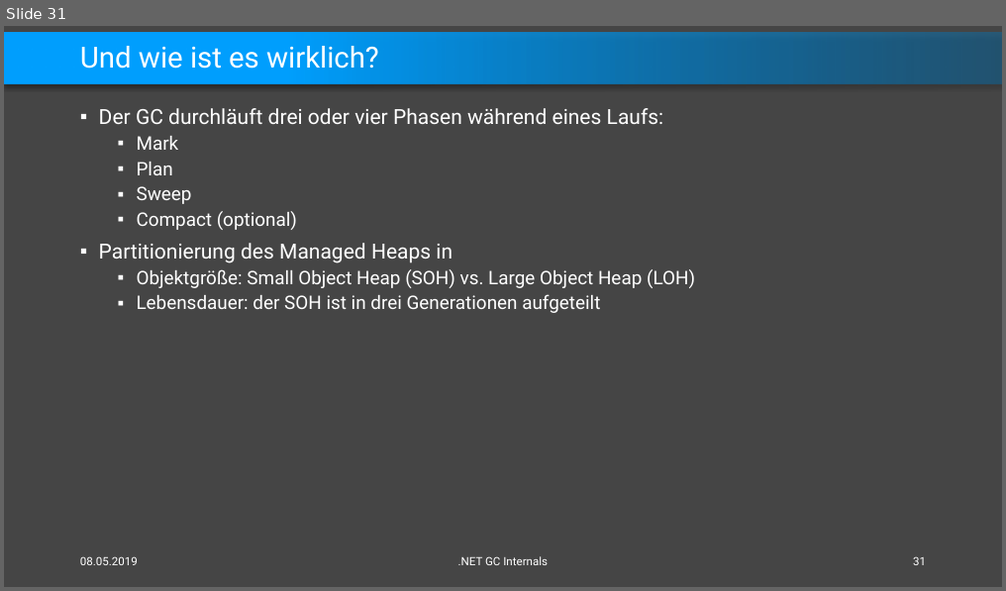
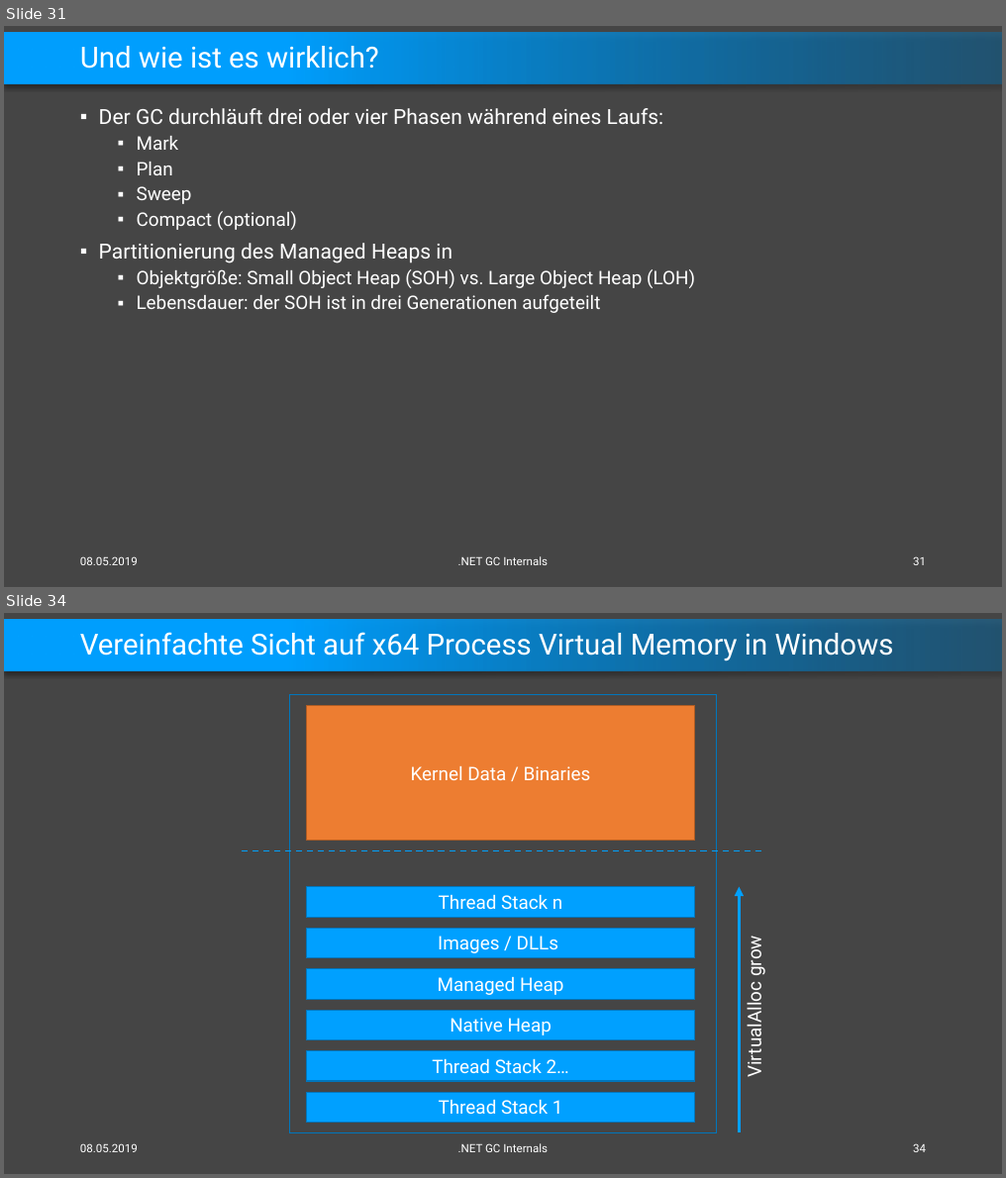
Before and after one commit to feO2x/DotnetGCInternals, a slide deck: Dotnet GC Internals.pptx. Shown one above the other, each under a label of ours: slide 31 before the commit, slides 31 and 34 after it; the slides between them are not shown. The pictures are 1006x591 and 1006x1178 pixels, drawn with LibreOffice and Linux fonts; fonts in the diff are those of the drawing. Boxes give left, top, right and bottom in pixels: in the first picture for what was removed or moved away, otherwise in the second. Text is boxed around its words. In the diff, an @@ line names an element or a change of style, - is before the commit and + after.

Commit message:
added slides for memory layout

```diff
--- a/Dotnet GC Internals.pptx
+++ b/Dotnet GC Internals.pptx
@@ slide 34 added at (x1=4, y1=613, x2=1002, y2=1174), background #454545; not listed: 1 template element that a slide beside it also shows @@
@@ title added at (x1=80, y1=632, x2=894, y2=662), 28 pt, text #FFFFFF @@
+Vereinfachte Sicht auf x64 Process Virtual Memory in Windows
@@ rectangle added at (x1=290, y1=695, x2=716, y2=1134), outline #0076BD 1 pt @@
@@ rectangle added at (x1=307, y1=706, x2=695, y2=840), fill #ED7D31, outline #AF5C24 1 pt, 18 pt, text #FFFFFF @@
+Kernel Data / Binaries
@@ line added from (242, 851) to (764, 851), #00A0FF 1.5 pt dashed @@
@@ rectangle added at (x1=307, y1=887, x2=695, y2=917), fill #00A0FF, outline #0076BD 1 pt, 18 pt, text #FFFFFF @@
+Thread Stack n
@@ arrow added from (740, 1134) to (740, 887), #00A0FF 3 pt @@
@@ rectangle added at (x1=307, y1=928, x2=695, y2=959), fill #00A0FF, outline #0076BD 1 pt, 18 pt, text #FFFFFF @@
+Images / DLLs
@@ text added at (x1=742, y1=940, x2=766, y2=1074), 18 pt, text #FFFFFF @@
+VirtualAlloc grow
@@ rectangle added at (x1=307, y1=969, x2=695, y2=999), fill #00A0FF, outline #0076BD 1 pt, 18 pt, text #FFFFFF @@
+Managed Heap
@@ rectangle added at (x1=307, y1=1011, x2=695, y2=1041), fill #00A0FF, outline #0076BD 1 pt, 18 pt, text #FFFFFF @@
+Native Heap
@@ rectangle added at (x1=307, y1=1051, x2=695, y2=1081), fill #00A0FF, outline #0076BD 1 pt, 18 pt, text #FFFFFF @@
+Thread Stack 2…
@@ rectangle added at (x1=307, y1=1092, x2=695, y2=1122), fill #00A0FF, outline #0076BD 1 pt, 18 pt, text #FFFFFF @@
+Thread Stack 1
@@ text added at (x1=80, y1=1144, x2=138, y2=1153), 11 pt, text #FFFFFF @@
+08.05.2019
@@ text added at (x1=458, y1=1144, x2=548, y2=1153), 11 pt, text #FFFFFF @@
+.NET GC Internals
@@ page number added at (x1=913, y1=1144, x2=926, y2=1153), 11 pt, text #FFFFFF @@
+34
```
Also in this commit, not shown: 1 slide changed, 4 other slides added.
